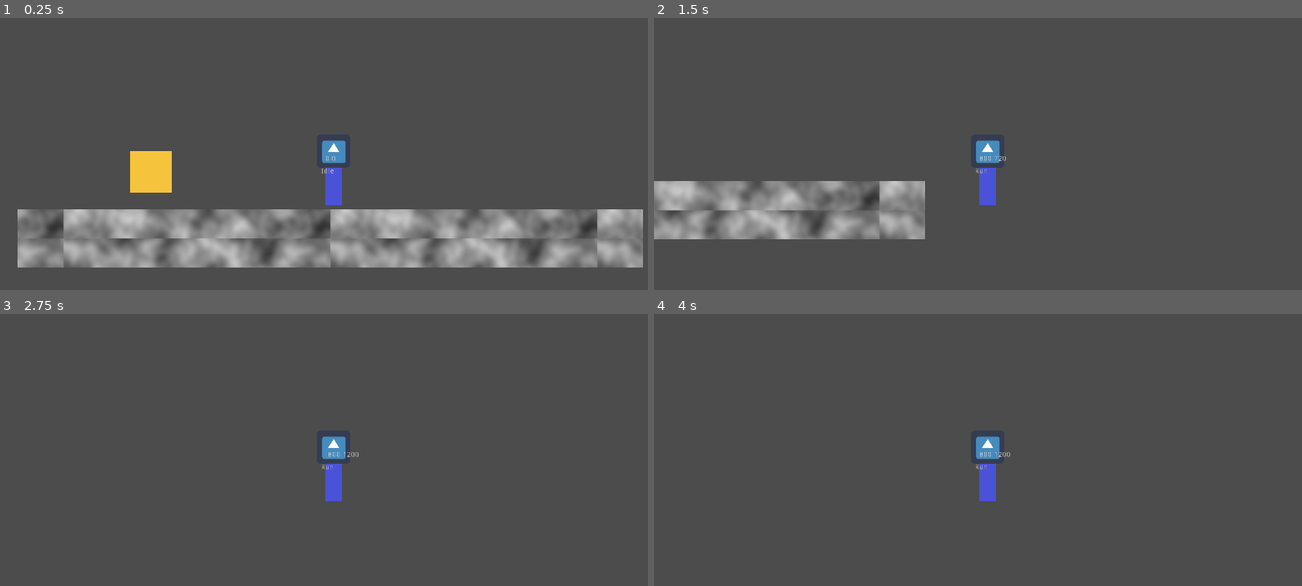
Above: before the commit, frames 1-4 (two rows, left to right).
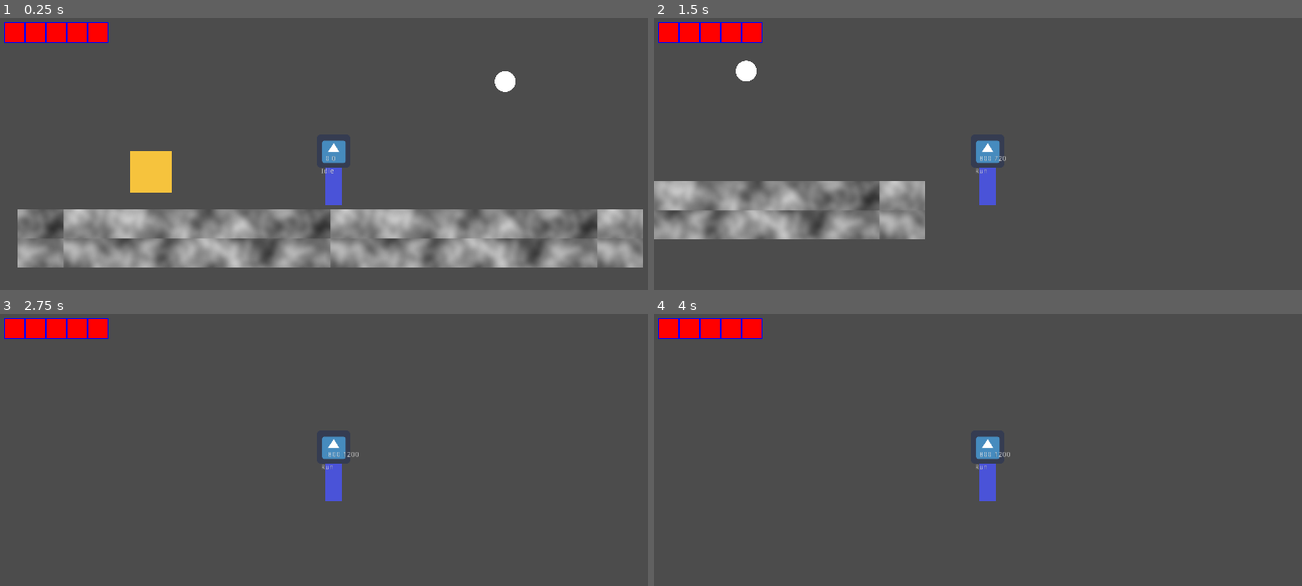
Above: after the commit, the same moments.

Repository: KurzweilTV/AssemblyJam
Game: Godot game, scene res://Test/TestRoom.tscn
Same seed, same stepped clock (60 frames per second), same inputs: the game is played once before the commit and once after it. This scene is started directly instead of the project's main scene. The engine's default icon, where the game draws it, is replaced by a stand-in: a white triangle on a blue panel in a dark square.
Inputs:
- Up to frame 1 (0.25 s): no input
- Up to frame 2 (1.5 s): tap Enter (ui_accept) at 0.5, 0.77 s; hold Right (ui_right) from 0.53 s (still down)
- Up to frame 3 (2.75 s): tap Enter (ui_accept) at 1.52 s; release Right (ui_right) at 2.03 s; hold Left (ui_left) from 2.03 s (still down)
- Up to frame 4 (4 s): tap Enter (ui_accept) at 2.75, 3.02, 3.5, 3.77 s; release Left (ui_left) at 2.78 s; hold Right (ui_right) from 2.78 s (still down)

The runs differ from the first frame. In frame 1, 1.4% of the frame differs, in the area x 0-80%, y 1-28%; in frame 2, 1.4%; in frame 3, 1.2%; in frame 4, 1.2%.

Commit message:
Added first enemy and player UI
- Drone follows the player around and dropd grenades

Diff:
--- a/Enemies/Drone.gd
+++ b/Enemies/Drone.gd
@@ -1,12 +1,52 @@
 extends Enemy
+
+var speedMax = 5000
+
+var grenadeScene = preload("res://Enemies/Grenade.tscn")
+
+# Called when the node enters the scene tree for the first time.
+func _ready():
+	set_process(false)
+	pass # Replace with function body.
+
+
+func _process(delta):
+	applied_force += global_position.direction_to(GlobalPlayer.controller.global_position + Vector2(0,-220) ) * delta * 4000
+	applied_force.y -= applied_force.y * delta
+	applied_force = applied_force.limit_length(speedMax)
 
 
 
-# Called when the node enters the scene tree for the first time.
-func _ready():
+func die():
+	dead = true
+	$Animator.play("Death")
+	$HitBox/CollisionShape2D.set_deferred("disabled",true)
+
+func _on_Animator_animation_finished(anim_name):
+	if anim_name == "Death":
+		queue_free()
 	pass # Replace with function body.
 
 
-# Called every frame. 'delta' is the elapsed time since the previous frame.
-#func _process(delta):
-#	pass
+func _on_DetectionRange_body_entered(body):
+	# player came close
+	assert(body.is_in_group("Player"))
+	set_process(true)
+	$AttackTimer.start()
+	pass # Replace with function body.
+
+
+func _on_GroundScanner_body_entered(body):
+	while $GroundScanner.overlaps_body(body):
+		apply_central_impulse(Vector2(rand_range(-200,200), -1490 * (randf()+1.2 ) ))
+		yield(get_tree().create_timer(0.3),"timeout")
+	pass # Replace with function body.
+
+
+func _on_AttackTimer_timeout():
+	if $DetectionRange.get_overlapping_bodies().size()>0:
+		var newAttack = grenadeScene.instance()
+		newAttack.global_position = global_position
+		newAttack.apply_central_impulse(lerp(Vector2.UP,global_position.direction_to(Vector2(0,-100)+GlobalPlayer.controller.global_position),0.5) * 500)
+		get_parent().add_child(newAttack)
+	pass # Replace with function body.
--- a/Enemies/Drone.tscn
+++ b/Enemies/Drone.tscn
@@ -7,9 +7,108 @@
 [sub_resource type="CircleShape2D" id=1]
 radius = 24.0
 
+[sub_resource type="Animation" id=2]
+resource_name = "Death"
+length = 1.5
+tracks/0/type = "value"
+tracks/0/path = NodePath("Orb1:self_modulate")
+tracks/0/interp = 1
+tracks/0/loop_wrap = true
+tracks/0/imported = false
+tracks/0/enabled = true
+tracks/0/keys = {
+"times": PoolRealArray( 0, 0.7 ),
+"transitions": PoolRealArray( 1, 1 ),
+"update": 0,
+"values": [ Color( 1, 1, 1, 1 ), Color( 1, 1, 1, 0 ) ]
+}
+tracks/1/type = "value"
+tracks/1/path = NodePath("Orb1:scale")
+tracks/1/interp = 1
+tracks/1/loop_wrap = true
+tracks/1/imported = false
+tracks/1/enabled = true
+tracks/1/keys = {
+"times": PoolRealArray( 0, 0.8 ),
+"transitions": PoolRealArray( 1, 1 ),
+"update": 0,
+"values": [ Vector2( 0.2, 0.2 ), Vector2( 0.5, 0.5 ) ]
+}
+
+[sub_resource type="Animation" id=3]
+length = 0.001
+tracks/0/type = "value"
+tracks/0/path = NodePath("Orb1:self_modulate")
+tracks/0/interp = 1
+tracks/0/loop_wrap = true
+tracks/0/imported = false
+tracks/0/enabled = true
+tracks/0/keys = {
+"times": PoolRealArray( 0 ),
+"transitions": PoolRealArray( 1 ),
+"update": 0,
+"values": [ Color( 1, 1, 1, 1 ) ]
+}
+tracks/1/type = "value"
+tracks/1/path = NodePath("Orb1:scale")
+tracks/1/interp = 1
+tracks/1/loop_wrap = true
+tracks/1/imported = false
+tracks/1/enabled = true
+tracks/1/keys = {
+"times": PoolRealArray( 0 ),
+"transitions": PoolRealArray( 1 ),
+"update": 0,
+"values": [ Vector2( 0.2, 0.2 ) ]
+}
+
+[sub_resource type="CircleShape2D" id=4]
+radius = 680.753
+
+[sub_resource type="CircleShape2D" id=5]
+radius = 18.0
+
+[sub_resource type="RectangleShape2D" id=6]
+extents = Vector2( 10, 30 )
+
+[sub_resource type="Animation" id=7]
+resource_name = "New Anim"
+length = 6.0
+loop = true
+tracks/0/type = "value"
+tracks/0/path = NodePath(".:gravity_scale")
+tracks/0/interp = 1
+tracks/0/loop_wrap = true
+tracks/0/imported = false
+tracks/0/enabled = true
+tracks/0/keys = {
+"times": PoolRealArray( 0.4, 1.4, 3, 3.5, 4, 6 ),
+"transitions": PoolRealArray( 0.5, -0.5, -2, 2, -2, 1 ),
+"update": 0,
+"values": [ 4.0, 0.2, -1.1, 1.6, -1.0, 0.4 ]
+}
+
+[sub_resource type="Animation" id=8]
+length = 0.001
+tracks/0/type = "value"
+tracks/0/path = NodePath(".:gravity_scale")
+tracks/0/interp = 1
+tracks/0/loop_wrap = true
+tracks/0/imported = false
+tracks/0/enabled = true
+tracks/0/keys = {
+"times": PoolRealArray( 0 ),
+"transitions": PoolRealArray( 1 ),
+"update": 0,
+"values": [ 1.2 ]
+}
+
 [node name="Drone" type="RigidBody2D"]
 collision_layer = 8
 collision_mask = 264
+mass = 6.0
+gravity_scale = 1.2
+linear_damp = 6.0
 script = ExtResource( 3 )
 
 [node name="HitBox" parent="." instance=ExtResource( 1 )]
@@ -20,3 +119,38 @@
 [node name="Orb1" type="Sprite" parent="."]
 scale = Vector2( 0.2, 0.2 )
 texture = ExtResource( 2 )
+
+[node name="Animator" type="AnimationPlayer" parent="."]
+anims/Death = SubResource( 2 )
+anims/RESET = SubResource( 3 )
+
+[node name="DetectionRange" type="Area2D" parent="."]
+collision_layer = 0
+collision_mask = 2
+
+[node name="CollisionShape2D" type="CollisionShape2D" parent="DetectionRange"]
+shape = SubResource( 4 )
+
+[node name="CollisionShape2D" type="CollisionShape2D" parent="."]
+shape = SubResource( 5 )
+
+[node name="GroundScanner" type="Area2D" parent="."]
+collision_layer = 0
+collision_mask = 256
+
+[node name="CollisionShape2D" type="CollisionShape2D" parent="GroundScanner"]
+position = Vector2( 0, 48 )
+shape = SubResource( 6 )
+
+[node name="Floatyness" type="AnimationPlayer" parent="."]
+autoplay = "New Anim"
+"anims/New Anim" = SubResource( 7 )
+anims/RESET = SubResource( 8 )
+
+[node name="AttackTimer" type="Timer" parent="."]
+wait_time = 2.0
+
+[connection signal="animation_finished" from="Animator" to="." method="_on_Animator_animation_finished"]
+[connection signal="body_entered" from="DetectionRange" to="." method="_on_DetectionRange_body_entered"]
+[connection signal="body_entered" from="GroundScanner" to="." method="_on_GroundScanner_body_entered"]
+[connection signal="timeout" from="AttackTimer" to="." method="_on_AttackTimer_timeout"]
--- a/Enemies/Enemy.gd
+++ b/Enemies/Enemy.gd
@@ -2,7 +2,10 @@
 
 class_name Enemy
 
+var dead = false
 
+func _ready():
+	add_to_group("Enemy")
 
 export var health = 2.0
 
@@ -16,7 +19,6 @@
 
 
 func die():
+	print("you should not see this message as the 'die' fucntion should be overwrtitten on all enemies" )
 	# play death animation
-	# possibly yield
-	# self.queue_free()
 	pass
--- /dev/null
+++ b/Enemies/Explosion.gd
@@ -0,0 +1,16 @@
+extends Area2D
+
+
+# Declare member variables here. Examples:
+# var a = 2
+# var b = "text"
+
+
+# Called when the node enters the scene tree for the first time.
+func _ready():
+	pass # Replace with function body.
+
+
+# Called every frame. 'delta' is the elapsed time since the previous frame.
+#func _process(delta):
+#	pass
--- /dev/null
+++ b/Enemies/Explosion.tscn
@@ -0,0 +1,129 @@
+[gd_scene load_steps=10 format=2]
+
+[ext_resource path="res://Resources/Particles/smoke3.png" type="Texture" id=1]
+
+[sub_resource type="CircleShape2D" id=1]
+radius = 32.0
+
+[sub_resource type="Gradient" id=3]
+offsets = PoolRealArray( 0, 0.0774194, 0.232258, 1 )
+colors = PoolColorArray( 1, 0.777771, 0.3125, 1, 0.836426, 0.302588, 0.0718803, 0.856732, 0.199219, 0.166917, 0.145523, 0.462745, 0, 0, 0, 0 )
+
+[sub_resource type="GradientTexture" id=4]
+gradient = SubResource( 3 )
+width = 60
+
+[sub_resource type="Curve" id=5]
+_data = [ Vector2( 0, 0.172727 ), 0.0, 2.94981, 0, 0, Vector2( 0.151685, 0.782955 ), 0.779124, 0.779124, 0, 0, Vector2( 1, 1 ), 0.0, 0.0, 0, 0 ]
+
+[sub_resource type="CurveTexture" id=6]
+curve = SubResource( 5 )
+
+[sub_resource type="ParticlesMaterial" id=2]
+flag_disable_z = true
+gravity = Vector3( 0, 0, 0 )
+orbit_velocity = 0.0
+orbit_velocity_random = 0.0
+angle = 344.2
+angle_random = 1.0
+scale = 0.3
+scale_curve = SubResource( 6 )
+color = Color( 1, 1, 1, 0.666667 )
+color_ramp = SubResource( 4 )
+hue_variation = 0.06
+hue_variation_random = 0.35
+
+[sub_resource type="Animation" id=7]
+resource_name = "New Anim"
+length = 2.0
+tracks/0/type = "method"
+tracks/0/path = NodePath(".")
+tracks/0/interp = 1
+tracks/0/loop_wrap = true
+tracks/0/imported = false
+tracks/0/enabled = true
+tracks/0/keys = {
+"times": PoolRealArray( 1.8 ),
+"transitions": PoolRealArray( 1 ),
+"values": [ {
+"args": [  ],
+"method": "queue_free"
+} ]
+}
+tracks/1/type = "value"
+tracks/1/path = NodePath("Particles2D:emitting")
+tracks/1/interp = 1
+tracks/1/loop_wrap = true
+tracks/1/imported = false
+tracks/1/enabled = true
+tracks/1/keys = {
+"times": PoolRealArray( 0 ),
+"transitions": PoolRealArray( 1 ),
+"update": 1,
+"values": [ true ]
+}
+tracks/2/type = "value"
+tracks/2/path = NodePath("CollisionShape2D:disabled")
+tracks/2/interp = 1
+tracks/2/loop_wrap = true
+tracks/2/imported = false
+tracks/2/enabled = true
+tracks/2/keys = {
+"times": PoolRealArray( 0, 0.4 ),
+"transitions": PoolRealArray( 1, 1 ),
+"update": 1,
+"values": [ false, true ]
+}
+
+[sub_resource type="Animation" id=8]
+length = 0.001
+tracks/0/type = "value"
+tracks/0/path = NodePath("Particles2D:emitting")
+tracks/0/interp = 1
+tracks/0/loop_wrap = true
+tracks/0/imported = false
+tracks/0/enabled = true
+tracks/0/keys = {
+"times": PoolRealArray( 0 ),
+"transitions": PoolRealArray( 1 ),
+"update": 0,
+"values": [ false ]
+}
+tracks/1/type = "value"
+tracks/1/path = NodePath("CollisionShape2D:disabled")
+tracks/1/interp = 1
+tracks/1/loop_wrap = true
+tracks/1/imported = false
+tracks/1/enabled = true
+tracks/1/keys = {
+"times": PoolRealArray( 0 ),
+"transitions": PoolRealArray( 1 ),
+"update": 0,
+"values": [ false ]
+}
+
+[node name="Explosion" type="Area2D"]
+collision_layer = 16
+collision_mask = 2
+
+[node name="CollisionShape2D" type="CollisionShape2D" parent="."]
+shape = SubResource( 1 )
+
+[node name="DeathTimer" type="Timer" parent="."]
+wait_time = 2.0
+one_shot = true
+autostart = true
+
+[node name="Particles2D" type="Particles2D" parent="."]
+emitting = false
+lifetime = 2.0
+one_shot = true
+speed_scale = 2.0
+explosiveness = 0.91
+process_material = SubResource( 2 )
+texture = ExtResource( 1 )
+
+[node name="AnimationPlayer" type="AnimationPlayer" parent="."]
+autoplay = "New Anim"
+"anims/New Anim" = SubResource( 7 )
+anims/RESET = SubResource( 8 )
--- /dev/null
+++ b/Enemies/Grenade.gd
@@ -0,0 +1,26 @@
+extends RigidBody2D
+
+var explosionScene = preload("res://Enemies/Explosion.tscn")
+
+# Declare member variables here. Examples:
+# var a = 2
+# var b = "text"
+
+
+# Called when the node enters the scene tree for the first time.
+func _ready():
+	pass # Replace with function body.
+
+
+# Called every frame. 'delta' is the elapsed time since the previous frame.
+#func _process(delta):
+#	pass
+
+
+func _on_ExplodeTimer_timeout():
+	var boom = explosionScene.instance()
+	boom.set_meta("damage",1.0)
+	boom.global_position = global_position
+	get_parent().add_child(boom)
+	queue_free()
+	pass # Replace with function body.
--- /dev/null
+++ b/Enemies/Grenade.tscn
@@ -0,0 +1,30 @@
+[gd_scene load_steps=4 format=2]
+
+[ext_resource path="res://Resources/Particles/orb1.png" type="Texture" id=1]
+[ext_resource path="res://Enemies/Grenade.gd" type="Script" id=2]
+
+[sub_resource type="CircleShape2D" id=1]
+radius = 9.0
+
+[node name="Grenade" type="RigidBody2D"]
+collision_layer = 0
+collision_mask = 258
+gravity_scale = 2.0
+contacts_reported = 2
+contact_monitor = true
+can_sleep = false
+script = ExtResource( 2 )
+
+[node name="CollisionShape2D" type="CollisionShape2D" parent="."]
+shape = SubResource( 1 )
+
+[node name="Orb1" type="Sprite" parent="."]
+modulate = Color( 0.27451, 0.898039, 0.0509804, 1 )
+scale = Vector2( 0.08, 0.08 )
+texture = ExtResource( 1 )
+
+[node name="ExplodeTimer" type="Timer" parent="."]
+wait_time = 3.0
+autostart = true
+
+[connection signal="timeout" from="ExplodeTimer" to="." method="_on_ExplodeTimer_timeout"]
--- a/Player/GlobalPlayer.gd
+++ b/Player/GlobalPlayer.gd
@@ -1,18 +1,24 @@
 extends Node
 
 
-var controller = null
+var controller : KinematicBody2D
+
+var UI
 
 var maxHealth = 5.0
 
 var currentHealth = 5.0
 
+
+
 func _ready():
 	set_process(false)
 
+
 func damage(value):
 	currentHealth -= value
-	if currentHealth < 0 :
+	UI.update_health(currentHealth)
+	if currentHealth < 0.5 :
 		print("you died, RIP")
 	pass
 
@@ -23,7 +29,10 @@
 
 func set_controller(newController):
 	controller = newController
+	UI = get_tree().get_nodes_in_group("UI")[0]
+	UI.update_health(currentHealth)
 	set_process(true)
+
 
 func _process(delta):
 	# update stuff
--- a/Player/HitBox.gd
+++ b/Player/HitBox.gd
@@ -24,6 +24,7 @@
 	if invincibile:
 		return
 	get_damaged(body.get_meta("damage"))
+	body.queue_free() # eat the bullet,
 
 func _on_HitBox_area_entered(area):
 	assert(area.has_meta("damage"))
--- a/Player/Player.gd
+++ b/Player/Player.gd
@@ -4,5 +4,5 @@
 
 
 func _ready():
-	GlobalPlayer.controller = self
+	GlobalPlayer.set_controller(self)
 	pass
--- a/Player/Player.tscn
+++ b/Player/Player.tscn
@@ -1,6 +1,6 @@
-[gd_scene load_steps=20 format=2]
+[gd_scene load_steps=21 format=2]
 
-[ext_resource path="res://StateMachine/StateMachine.gd" type="Script" id=1]
+[ext_resource path="res://Resources/StateMachine/StateMachine.gd" type="Script" id=1]
 [ext_resource path="res://Player/Player.gd" type="Script" id=2]
 [ext_resource path="res://icon.png" type="Texture" id=3]
 [ext_resource path="res://Player/States/Spawn.gd" type="Script" id=4]
@@ -11,6 +11,7 @@
 [ext_resource path="res://Player/States/Jump.gd" type="Script" id=9]
 [ext_resource path="res://Player/HitBox.gd" type="Script" id=10]
 [ext_resource path="res://Player/States/Die.gd" type="Script" id=11]
+[ext_resource path="res://UI/UI.tscn" type="PackedScene" id=12]
 
 [sub_resource type="Shader" id=3]
 code = "shader_type canvas_item;
@@ -95,11 +96,13 @@
 "values": [ 0.0 ]
 }
 
-[node name="Player" type="KinematicBody2D"]
+[node name="Player" type="KinematicBody2D" groups=["Player"]]
 material = SubResource( 4 )
 collision_layer = 2
 collision_mask = 256
 script = ExtResource( 2 )
+
+[node name="UI" parent="." instance=ExtResource( 12 )]
 
 [node name="Polygon2D" type="Polygon2D" parent="."]
 position = Vector2( 0, -32 )
--- /dev/null
+++ b/Test/TestRoom.gd
@@ -0,0 +1,17 @@
+extends Node2D
+
+func spawn():
+	pass
+# Declare member variables here. Examples:
+# var a = 2
+# var b = "text"
+
+
+# Called when the node enters the scene tree for the first time.
+func _ready():
+	pass # Replace with function body.
+
+
+# Called every frame. 'delta' is the elapsed time since the previous frame.
+#func _process(delta):
+#	pass
--- a/Test/TestRoom.tscn
+++ b/Test/TestRoom.tscn
@@ -1,7 +1,9 @@
-[gd_scene load_steps=6 format=2]
+[gd_scene load_steps=8 format=2]
 
 [ext_resource path="res://Player/Player.tscn" type="PackedScene" id=1]
 [ext_resource path="res://Test/ElectricFence.tscn" type="PackedScene" id=2]
+[ext_resource path="res://Test/TestRoom.gd" type="Script" id=3]
+[ext_resource path="res://Enemies/Drone.tscn" type="PackedScene" id=4]
 
 [sub_resource type="OpenSimplexNoise" id=2]
 
@@ -12,11 +14,12 @@
 extents = Vector2( 600, 56 )
 
 [node name="TestRoom" type="Node2D"]
+script = ExtResource( 3 )
 
 [node name="Floor" type="StaticBody2D" parent="."]
 position = Vector2( 0, 136 )
 collision_layer = 256
-collision_mask = 2
+collision_mask = 10
 
 [node name="Polygon2D" type="Polygon2D" parent="Floor"]
 texture = SubResource( 3 )
@@ -30,3 +33,8 @@
 
 [node name="ElectricFence" parent="." instance=ExtResource( 2 )]
 position = Vector2( -344, 8 )
+
+[node name="Drone" parent="." instance=ExtResource( 4 )]
+position = Vector2( 336, -168 )
+
+[node name="Timer" type="Timer" parent="."]
--- /dev/null
+++ b/UI/UI.gd
@@ -0,0 +1,10 @@
+extends CanvasLayer
+
+
+func update_health(newHealth):
+	$"%HealthBar".value = newHealth
+	pass
+
+# Called when the node enters the scene tree for the first time.
+func _ready():
+	pass # Replace with function body.
--- /dev/null
+++ b/UI/UI.tscn
@@ -0,0 +1,80 @@
+[gd_scene load_steps=11 format=2]
+
+[ext_resource path="res://UI/UI.gd" type="Script" id=1]
+[ext_resource path="res://UI/Over.png" type="Texture" id=2]
+[ext_resource path="res://UI/Progress.png" type="Texture" id=3]
+[ext_resource path="res://UI/Under.png" type="Texture" id=4]
+[ext_resource path="res://Resources/NoiseTextures/seamless_texture8.png" type="Texture" id=5]
+[ext_resource path="res://Resources/NoiseTextures/experimental_texture006.png" type="Texture" id=6]
+
+[sub_resource type="Shader" id=1]
+code = "shader_type canvas_item;
+
+uniform vec2 scrollSpeed1 = vec2(1.0,1.0);
+uniform vec2 scrollSpeed2 = vec2(1.0,1.0);
+
+uniform vec2 scaleOffset1 = vec2(1.0,1.0);
+uniform vec2 scaleOffset2 = vec2(1.0,1.0);
+
+uniform vec4 underColor : hint_color;
+uniform vec4 overColor : hint_color;
+
+uniform sampler2D texture1;
+uniform sampler2D texture2;
+
+uniform float bonusEnergy1 = 1.0;
+uniform float bonusEnergy2 = 1.0;
+
+uniform sampler2D gradient;
+
+//void fragment(){
+//	COLOR = texture(TEXTURE, UV);
+//	if (COLOR.b > 0.9) {COLOR = overColor;}
+//	if (COLOR.g > 0.9) {COLOR = underColor;}
+//	float color1 = bonusEnergy1 + texture(texture1, scaleOffset1 * UV + scrollSpeed1 * TIME).r;
+//	float color2 = bonusEnergy2 + texture(texture2, scaleOffset2 * UV + scrollSpeed2 * TIME).r;
+//	float energy = color1 * color2 ;
+//	if (COLOR.r > 0.9) {COLOR = texture(gradient, vec2(energy));}
+//}"
+
+[sub_resource type="Gradient" id=3]
+offsets = PoolRealArray( 0.0516129, 0.341935, 0.567742, 0.76129 )
+colors = PoolColorArray( 0.193436, 0.117874, 0.402344, 1, 0.132813, 0.132813, 0.132813, 1, 0.227226, 0.219908, 0.172123, 1, 0, 1, 0.929688, 1 )
+
+[sub_resource type="GradientTexture" id=4]
+gradient = SubResource( 3 )
+
+[sub_resource type="ShaderMaterial" id=2]
+shader = SubResource( 1 )
+shader_param/scrollSpeed1 = Vector2( -1.026, 0 )
+shader_param/scrollSpeed2 = Vector2( 0.049, 0 )
+shader_param/scaleOffset1 = Vector2( -0.964, 0.439 )
+shader_param/scaleOffset2 = Vector2( 0.774, 0.339 )
+shader_param/underColor = Color( 0.560784, 0.619608, 0.54902, 1 )
+shader_param/overColor = Color( 0, 0, 0, 1 )
+shader_param/bonusEnergy1 = 0.746
+shader_param/bonusEnergy2 = -0.122
+shader_param/texture1 = ExtResource( 5 )
+shader_param/texture2 = ExtResource( 6 )
+shader_param/gradient = SubResource( 4 )
+
+[node name="UI" type="CanvasLayer" groups=["UI"]]
+script = ExtResource( 1 )
+
+[node name="WholeScreen" type="Control" parent="."]
+anchor_right = 1.0
+anchor_bottom = 1.0
+
+[node name="HealthBar" type="TextureProgress" parent="WholeScreen"]
+unique_name_in_owner = true
+material = SubResource( 2 )
+margin_left = 8.0
+margin_top = 8.0
+margin_right = 208.0
+margin_bottom = 48.0
+max_value = 5.0
+step = 0.5
+value = 2.5
+texture_under = ExtResource( 4 )
+texture_over = ExtResource( 2 )
+texture_progress = ExtResource( 3 )
--- a/project.godot
+++ b/project.godot
@@ -24,22 +24,22 @@
 "language": "GDScript",
 "path": "res://Player/Player.gd"
 }, {
-"base": "Node",
+"base": "Reference",
 "class": "State",
 "language": "GDScript",
-"path": "res://StateMachine/State.gd"
+"path": "res://Resources/StateMachine/State.gd"
 }, {
 "base": "Node",
 "class": "StateMachine",
 "language": "GDScript",
-"path": "res://StateMachine/StateMachine.gd"
+"path": "res://Resources/StateMachine/StateMachine.gd"
 } ]
 _global_script_class_icons={
 "Enemy": "",
 "MoveState": "",
 "Player": "",
-"State": "res://StateMachine/state.svg",
-"StateMachine": "res://StateMachine/state_machine.svg"
+"State": "",
+"StateMachine": ""
 }
 
 [application]
Not shown: 1 places in Enemies/Drone.tscn that only renumber resources
Renamed: StateMachine/State.gd -> Resources/StateMachine/State.gd
Renamed: StateMachine/StateMachine.gd -> Resources/StateMachine/StateMachine.gd
Renamed: StateMachine/state.svg -> Resources/StateMachine/state.svg
Not shown, changed: Resources/StateMachine/state.svg.import
Renamed: StateMachine/state_machine.svg -> Resources/StateMachine/state_machine.svg
Not shown, added: Resources/StateMachine/state_machine.svg.import
Binary file added: UI/Over.png
Not shown, added: UI/Over.png.import
Binary file added: UI/Progress.png
Not shown, changed: UI/Progress.png.import
Binary file added: UI/Under.png
(and 1 more such lines)
